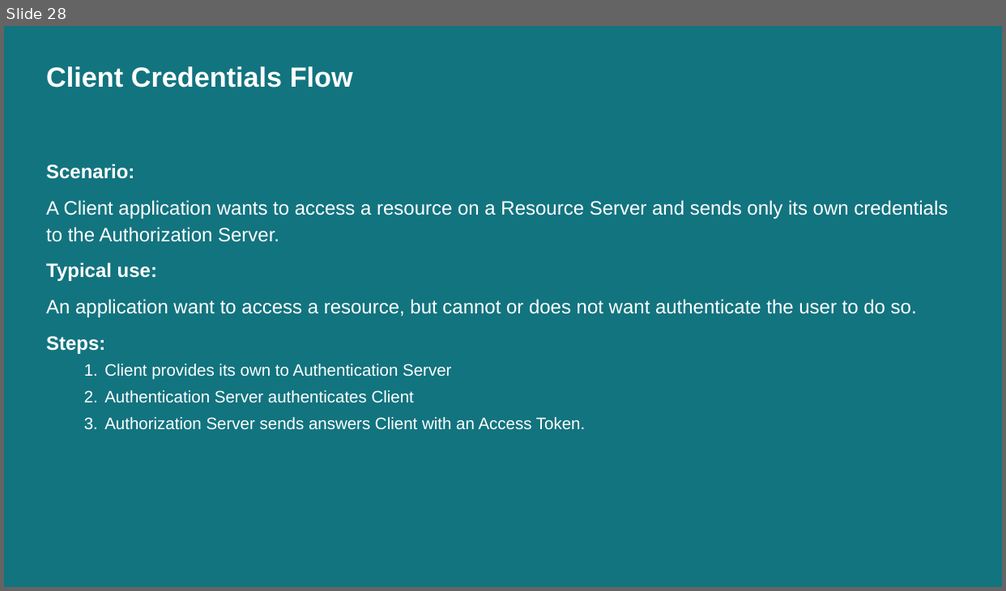
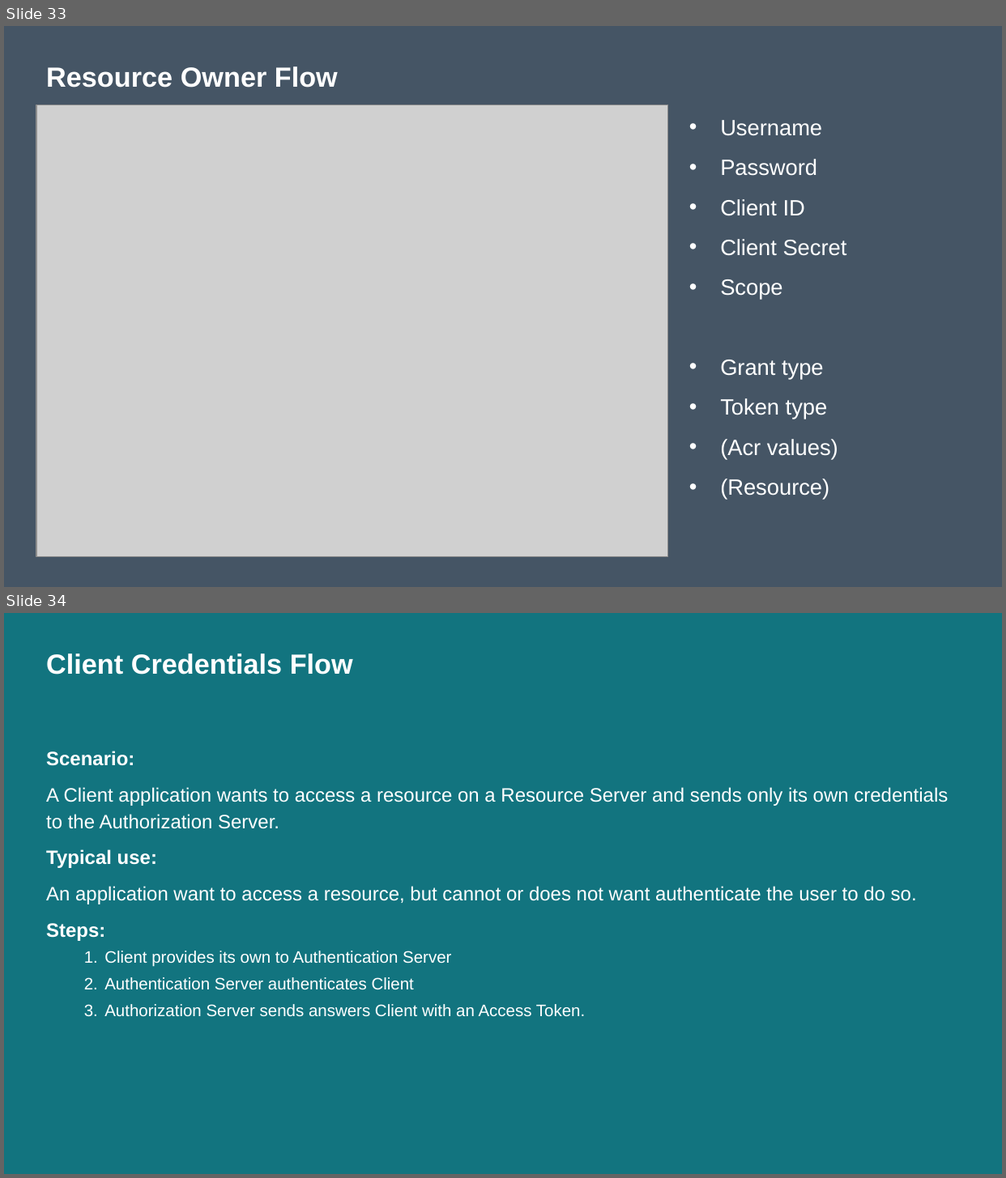
Before and after one commit to nickverschueren/devcruise-2019, a slide deck: Slides/OAuthAndOpenIdConnect.pptx. Shown one above the other, each under a label of ours: slide 28 before the commit, slides 33 and 34 after it. The pictures are 1006x591 and 1006x1178 pixels, drawn with LibreOffice and Linux fonts; fonts in the diff are those of the drawing; grey boxes stand for pictures. Boxes give left, top, right and bottom in pixels: in the first picture for what was removed or moved away, otherwise in the second. Text is boxed around its words. In the diff, an @@ line names an element or a change of style, - is before the commit and + after.

```diff
--- a/Slides/OAuthAndOpenIdConnect.pptx
+++ b/Slides/OAuthAndOpenIdConnect.pptx
@@ slide 33 added at [4, 26, 1002, 587], background #455565 @@
@@ title added at [46, 66, 338, 88], 20 pt, text #FFFFFF, bold @@
+Resource Owner Flow
@@ picture added at [37, 105, 669, 557] @@
@@ text added at [720, 120, 847, 500], 16 pt, text #FFFFFF @@
+• Username
+• Password
+• Client ID
+• Client Secret
+• Scope
+• Grant type
+• Token type
+• (Acr values)
+• (Resource)
@@ what was slide 28 is now slide 34 @@
```
Also in this commit, not shown: 10 slides changed, 11 other slides added, 1 other file.
